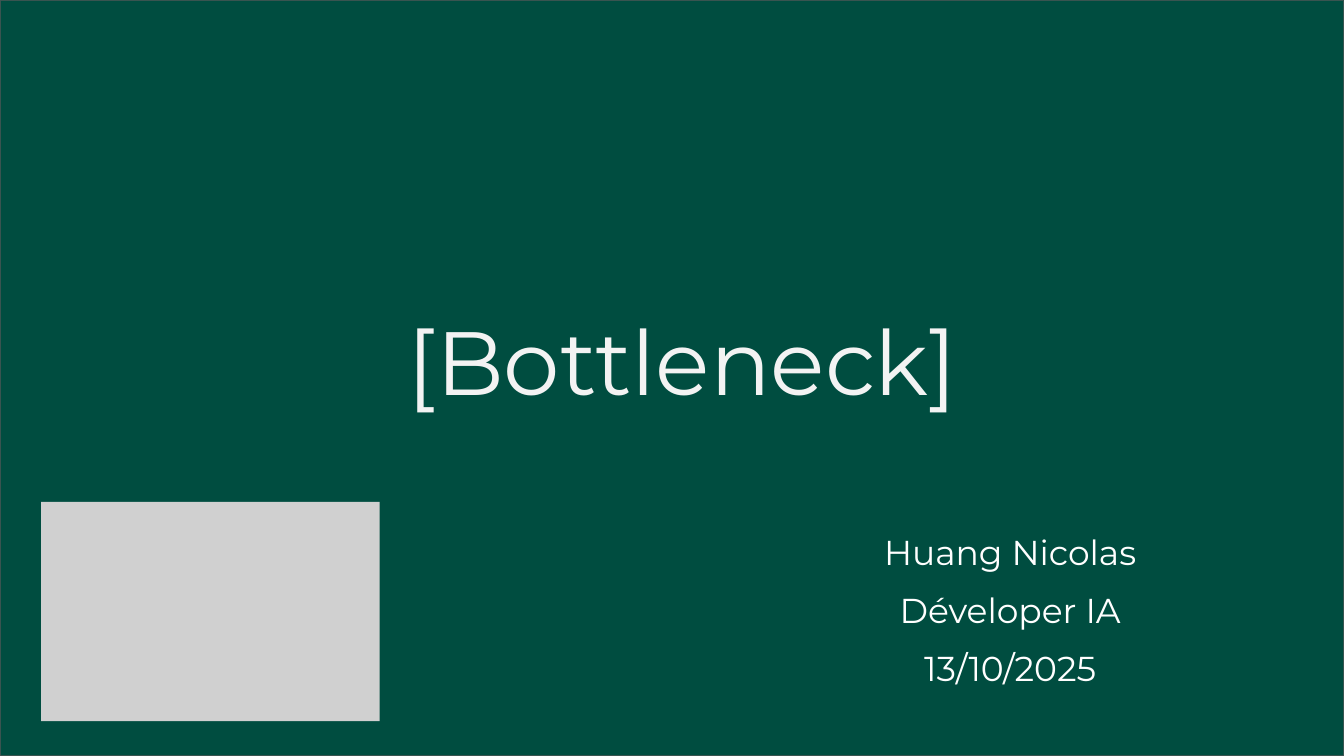
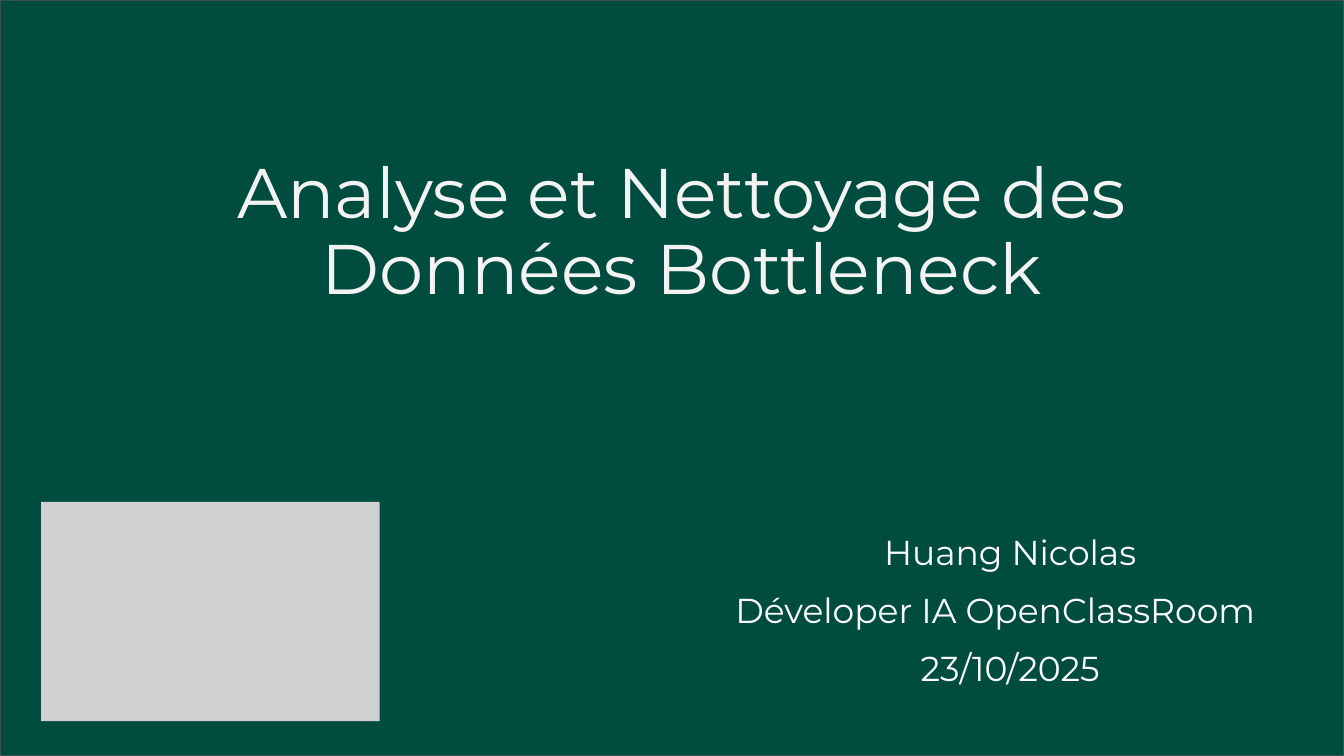
Before and after one commit to hNnicolas/P8_Gestion_donnee_boutique_python, a slide deck: slide 1 of Huang_Nicolas_2_Presentation_Bottleneck_102025.pptx. Drawn at 1344x756 pixels with LibreOffice and Linux fonts; fonts in the diff are those of the drawing; grey boxes stand for pictures. Boxes give left, top, right and bottom in pixels: in the first picture for what was removed or moved away, otherwise in the second. Text is boxed around its words. In the diff, an @@ line names an element or a change of style, - is before the commit and + after.

Commit message:
Mise à jour du notebook, présentation et graphiques d’analyse

```diff
--- a/Huang_Nicolas_2_Presentation_Bottleneck_102025.pptx
+++ b/Huang_Nicolas_2_Presentation_Bottleneck_102025.pptx
@@ text at (237, 166, 1126, 295): text changed; size 96.2 to 75.2 pt @@
-[Bottleneck]
+Analyse et Nettoyage des Données Bottleneck
@@ text at (735, 597, 1255, 630): text changed @@
-Déveloper IA
+Déveloper IA OpenClassRoom
@@ text at (921, 652, 1100, 685): text changed @@
-13/10/2025
+23/10/2025
```
Also in this commit, not shown: 1 other slide changed, 15 slides added, 11 slides removed, 14 other files.
